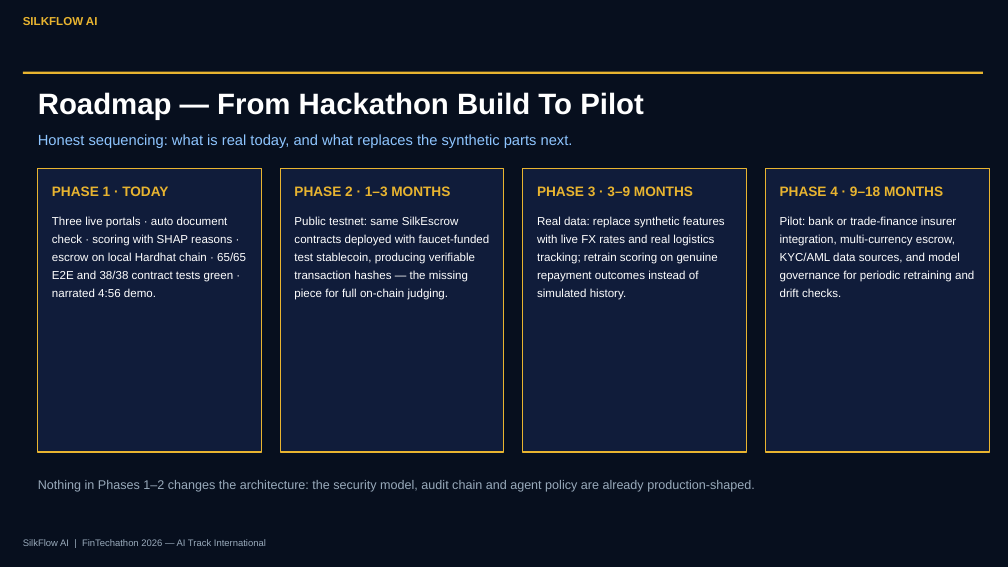
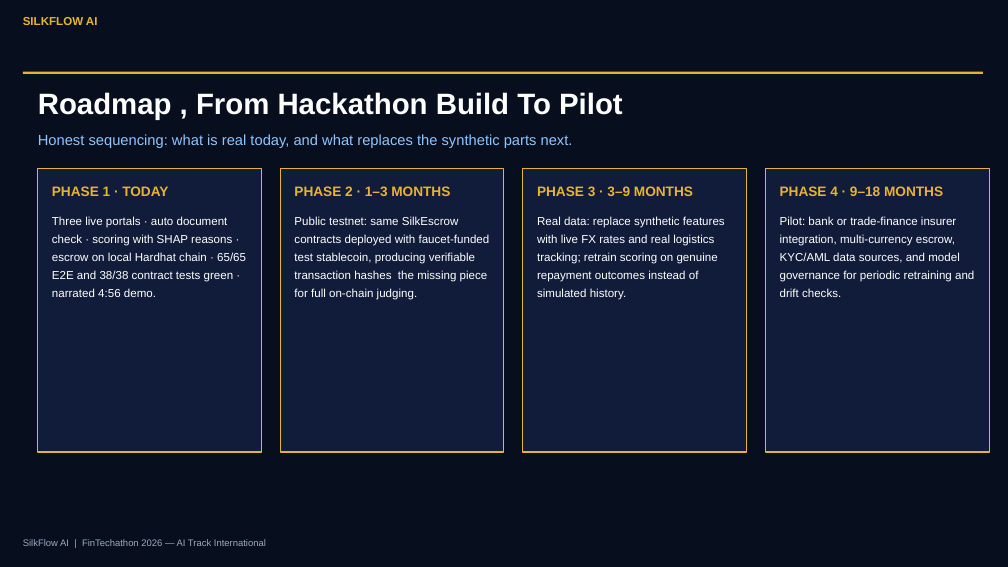
Before and after one commit to shahzaibswe/SilkFlow-AI, a slide deck: slide 15 of docs/SilkFlow_FinTechathon_Defense.pptx. Drawn at 1008x567 pixels with LibreOffice and Linux fonts; fonts in the diff are those of the drawing. Boxes give left, top, right and bottom in pixels: in the first picture for what was removed or moved away, otherwise in the second. Text is boxed around its words. In the diff, an @@ line names an element or a change of style, - is before the commit and + after.

Commit message:
docs: align submission deliverables with competition requirements
Replace defense deck with final team version; add technical
documentation PDF (full team listed, org branding removed); drop the
silent walkthrough and the fraud-case study deck so docs/ mirrors the
required pattern: technical doc + defense PPT + narrated demo video +
source code + security self-assessment + execution evidence.

```diff
--- a/docs/SilkFlow_FinTechathon_Defense.pptx
+++ b/docs/SilkFlow_FinTechathon_Defense.pptx
@@ text at (x1=38, y1=92, x2=623, y2=120): text changed @@
-Roadmap — From Hackathon Build To Pilot
+Roadmap , From Hackathon Build To Pilot
@@ text at (x1=294, y1=216, x2=490, y2=300): text changed @@
-Public testnet: same SilkEscrow contracts deployed with faucet-funded test stablecoin, producing verifiable transaction hashes — the missing piece for full on-chain judging.
+Public testnet: same SilkEscrow contracts deployed with faucet-funded test stablecoin, producing verifiable transaction hashes the missing piece for full on-chain judging.
@@ text removed at (x1=38, y1=480, x2=755, y2=492) @@
-Nothing in Phases 1–2 changes the architecture: the security model, audit chain and agent policy are already production-shaped.
```
Also in this commit, not shown: 15 other slides changed, 5 other files.
